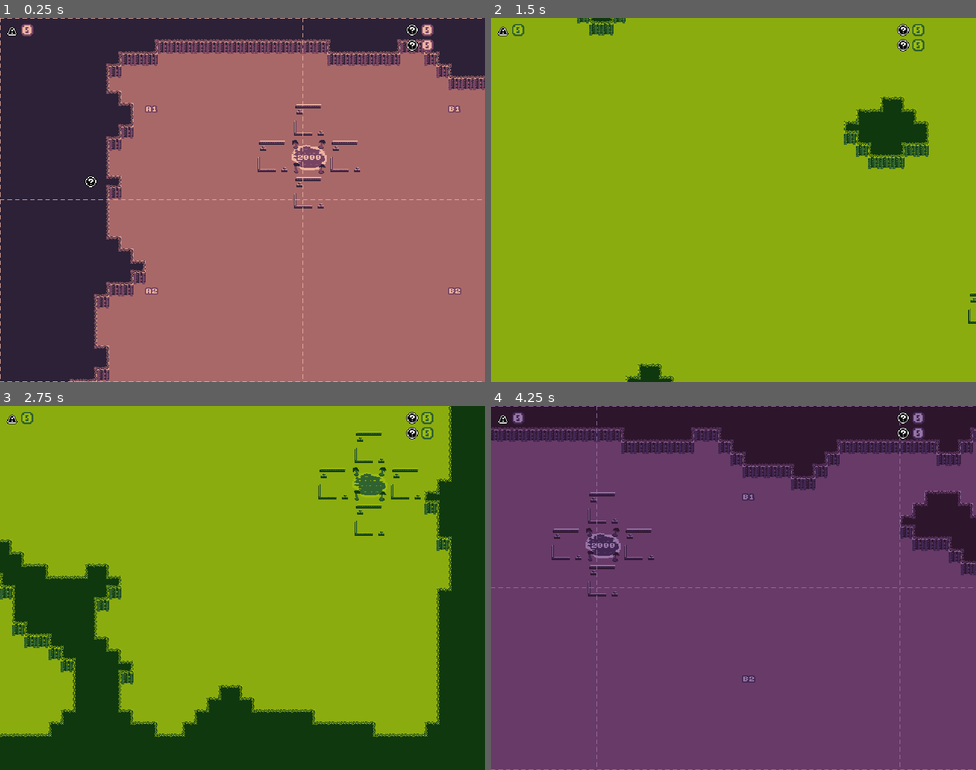
Above: before the commit, frames 1-4 (two rows, left to right).
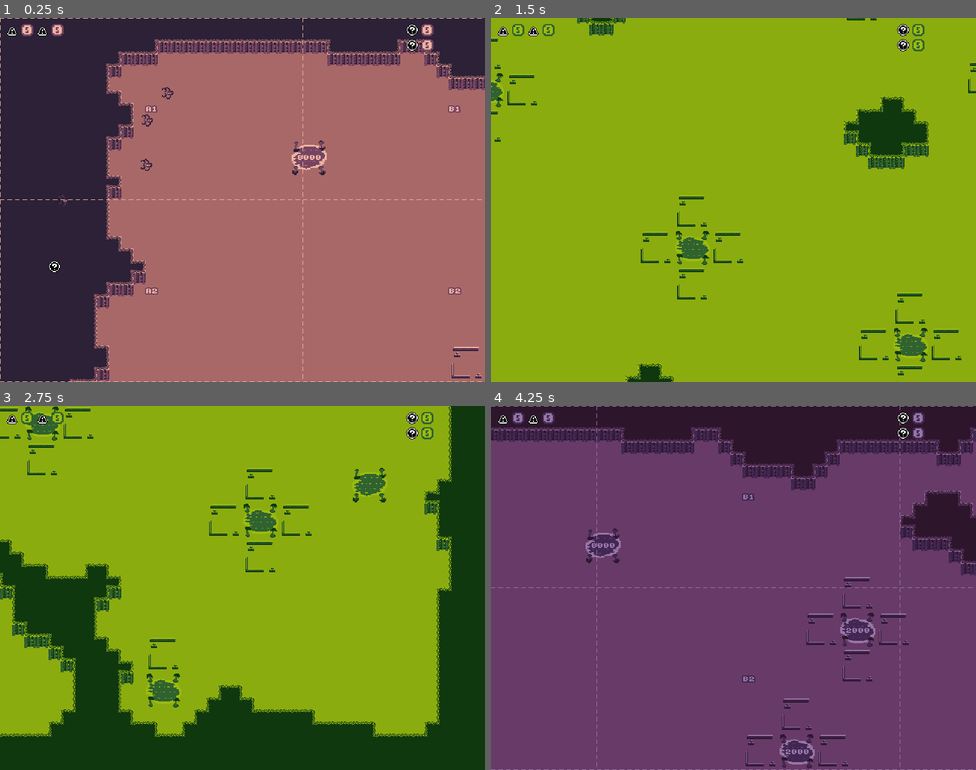
Above: after the commit, the same moments.

Repository: nikolawhallon/data-wars
Game: Godot game, scene res://scenes/game.tscn
The game is run twice, just before and just after one commit, with the same random seed, the same clock (stepped at 60 frames per second) and the same inputs.
Inputs (mouse positions are in pixels of both pictures, inside the frame that each line leads up to):
- Up to frame 1 (0.25 s): no input
- Up to frame 2 (1.5 s): tap Enter at 0.5 s; move the mouse to (840, 181) at 0.52 s; hold Right (move_right) 0.53-1.28 s; tap I (info) at 0.6 s; click (840, 181) at 0.67 s; move the mouse to (636, 218) at 1.27 s; hold Down (move_down) from 1.28 s (still down); tap P (palette) at 1.35 s
- Up to frame 3 (2.75 s): move the mouse to (291, 507) at 2.02 s; release Down (move_down) at 2.03 s; hold Right (move_right) from 2.03 s (still down); tap T (test) at 2.1 s
- Up to frame 4 (4.25 s): tap Space at 2.75 s; move the mouse to (709, 660) at 2.77 s; release Right (move_right) at 2.78 s; hold Up (move_up) 2.78-3.53 s; tap I (info) at 2.85 s; click (709, 660) at 2.92 s; move the mouse to (879, 642) at 3.52 s; hold Left (move_left) from 3.53 s (still down); tap P (palette) at 3.6 s

The runs differ from the first frame. In frame 1, 1.2% of the frame differs, in the area x 7-100%, y 1-99%; in frame 2, 1.9%; in frame 3, 2.4%; in frame 4, 2.7%, in the area x 7-87%, y 1-100%.

Commit message:
added initial extractors and mining

Diff:
--- a/scenes/agent/deepgram.gd
+++ b/scenes/agent/deepgram.gd
@@ -14,8 +14,8 @@
 var client = WebSocketPeer.new()
 var ws_connected = false
 
-var DEEPGRAM_URL = "wss://agent.deepgram.com/v1/agent/converse"
-#var DEEPGRAM_URL = "ws://localhost:8000/v1/agent/converse"
+#var DEEPGRAM_URL = "wss://agent.deepgram.com/v1/agent/converse"
+var DEEPGRAM_URL = "ws://localhost:8000/v1/agent/converse"
 
 var prompt = """
 You are Deepgame, the voice-command assistant for the RTS game Data Wars. Interpret the player’s spoken commands and convert them into game function calls.
@@ -26,7 +26,7 @@
 
     Use object IDs in function calls, but never say them aloud.
 
-    Keep responses short.
+    Keep responses short. Do not make any lists. When possible, reply in short clauses.
 
 Game summary:
 Two teams compete: Player and Enemy. The goal is to build Spam Bots and send them to Transmission Towers to earn points. Each Spam Bot that reaches a Transmission Tower gives 1 click, where clicks function as points. The game ends when no more Water remains on the map.
@@ -103,17 +103,18 @@
 	client.send_text(JSON.stringify(message))
 
 func update_prompt(new_prompt):
+	var message = {
+		"type": "UpdatePrompt",
+		"prompt": new_prompt
+	}
+	client.send_text(JSON.stringify(message))
+
+func replace_prompt(new_prompt):
 	var first = {
 		"type": "ReplacePrompt",
-		"prompt": prompt + " - the following is the world state - " + new_prompt
+		"prompt": prompt + " - and here is the world state - " + new_prompt
 	}
 	client.send_text(JSON.stringify(first))
-
-	#var second = {
-	#	"type": "UpdatePrompt",
-	#	"prompt": new_prompt
-	#}
-	#client.send_text(JSON.stringify(second))
 
 func send_function_call_response(function_name, content, id):
 	var message = {
--- a/scenes/extractor.gd
+++ b/scenes/extractor.gd
@@ -5,6 +5,7 @@
 
 var team = null
 var target = null
+var mine = null
 
 func _physics_process(delta: float) -> void:
 	var target_position = null
@@ -22,3 +23,18 @@
 
 	if global_position.distance_to(target_position) < 16:
 		target = null
+
+func _on_area_2d_area_entered(area: Area2D) -> void:
+	if area.is_in_group("Mine"):
+		mine = area
+
+func _on_area_2d_area_exited(area: Area2D) -> void:
+	if area == mine:
+		mine = null
+
+func _on_mine_timer_timeout() -> void:
+	if mine != null:
+		var consumed = mine.decrement(1)
+		if team != null:
+			team.minerals += consumed
+			team.minerals_updated.emit()
--- a/scenes/extractor.tscn
+++ b/scenes/extractor.tscn
@@ -23,3 +23,10 @@
 
 [node name="CollisionShape2D" type="CollisionShape2D" parent="Area2D" unique_id=1158889796]
 shape = SubResource("CircleShape2D_kljyq")
+
+[node name="MineTimer" type="Timer" parent="." unique_id=2000738037]
+autostart = true
+
+[connection signal="area_entered" from="Area2D" to="." method="_on_area_2d_area_entered"]
+[connection signal="area_exited" from="Area2D" to="." method="_on_area_2d_area_exited"]
+[connection signal="timeout" from="MineTimer" to="." method="_on_mine_timer_timeout"]
--- a/scenes/game.gd
+++ b/scenes/game.gd
@@ -52,6 +52,11 @@
 
 var rng = RandomNumberGenerator.new()
 
+# TODO: use this, so that we can destroy and remake as needed
+# will require checking for null before using the object
+# and setting up signals
+var deepgram = null
+
 var map_origin: Vector2
 var map_size: Vector2
 
@@ -78,6 +83,17 @@
 	$TtsPlayer.stream = tts_generator
 	$TtsPlayer.play()
 	tts_playback = $TtsPlayer.get_stream_playback()
+
+	var extractors_to_spawn = 4
+	while extractors_to_spawn > 0:
+		var extractor = load("res://scenes/extractor.tscn").instantiate()
+		extractor.team = $Player
+		var x = randf_range(64.0, 256.0)
+		var y = randf_range(64.0, 256.0)
+		extractor.global_position = Vector2(x, y)
+		add_child(extractor)
+
+		extractors_to_spawn -= 1
 
 	$Deepgram.initialize("asdf")
 
@@ -136,6 +152,7 @@
 	$Camera2D.global_position = Vector2(x, y)
 
 func get_world_state() -> Dictionary:
+	var mine_array: Array = []
 	var water_array: Array = []
 	var site_array: Array = []
 	var transmission_tower_array: Array = []
@@ -146,6 +163,17 @@
 	var spam_bot_array: Array = []
 	var extractor_array: Array = []
 
+	for mine in get_tree().get_nodes_in_group("Mine"):
+		var p: Vector2 = mine.global_position
+		mine_array.append({
+			"id": int(mine.get_instance_id()),
+			"position": {
+				"x": p.x,
+				"y": p.y
+			},
+			"cell": $CellLabels.pos_to_cell_label(p)
+		})
+
 	for water in get_tree().get_nodes_in_group("Water"):
 		var p: Vector2 = water.global_position
 		water_array.append({
@@ -246,15 +274,6 @@
 			},
 			"cell": $CellLabels.pos_to_cell_label(p)
 		})
-
-	#print(water_array.size())
-	#print(sites_array.size())
-	#print(skunk_works_array.size())
-	#print(data_center_array.size())
-	#print(skunk_drone_array.size())
-	#print(data_drone_array.size())
-	#print(spam_bot_array.size())
-	#print(extractor_array.size())
 
 	var world_state = {
 		"world": {
@@ -269,6 +288,7 @@
 			"rows": $CellLabels.rows,
 			"cell_anchor": "center"
 		},
+		"mines": mine_array,
 		"waters": water_array,
 		"sites": site_array,
 		"transmission_towers": transmission_tower_array,
@@ -285,9 +305,11 @@
 func _on_player_data_updated():
 	$UICanvas/MarginContainer/HBoxContainer/Data.text = str($Player.data)
 
-
 func _on_player_clicks_updated():
 	$UICanvas/MarginContainer2/VBoxContainer/HBoxContainer/Clicks.text = str($Player.clicks)
+
+func _on_player_minerals_updated() -> void:
+	$UICanvas/MarginContainer/HBoxContainer/Minerals.text = str($Player.minerals)
 
 func build_building(site_id, building_type):
 	var site = instance_from_id(site_id)
@@ -399,11 +421,12 @@
 		var world_state = get_world_state()
 		print("Prompt characters: ", $Deepgram.prompt.length())
 		print("World State characters: ", JSON.stringify(world_state).length())
-		if just_injected_count == 0:
-			$Deepgram.inject_user_message(JSON.stringify(world_state))
-			just_injected_count += 1
-		else:
-			just_injected_count -= 1
+		#if just_injected_count == 0:
+		#	$Deepgram.inject_user_message($Deepgram.prompt)
+		#	just_injected_count += 1
+		#else:
+		#	just_injected_count -= 1
+		$Deepgram.replace_prompt(JSON.stringify(world_state))
 
 		_clear_tts_audio()
 
--- a/scenes/game.tscn
+++ b/scenes/game.tscn
@@ -9,6 +9,7 @@
 [ext_resource type="LabelSettings" uid="uid://ywhly2wm7c3b" path="res://resources/label_16.tres" id="6_dinhu"]
 [ext_resource type="Shader" uid="uid://bvlt4xw35vyu" path="res://scenes/palette_swap.gdshader" id="6_p57ef"]
 [ext_resource type="Texture2D" uid="uid://dehm66p6hd38g" path="res://assets/player_clicks_icon.png" id="7_kvuet"]
+[ext_resource type="Texture2D" uid="uid://dgsvic7e7bb6" path="res://assets/minerals_icon.png" id="7_trtic"]
 [ext_resource type="Script" uid="uid://cqpspisasjoe2" path="res://scenes/palette_swap.gd" id="7_u5sy4"]
 [ext_resource type="Texture2D" uid="uid://dw0rjtta0e0ji" path="res://assets/enemy_clicks_icon.png" id="8_trtic"]
 [ext_resource type="PackedScene" uid="uid://q1xyygateqac" path="res://scenes/team.tscn" id="10_vtaks"]
@@ -51,11 +52,20 @@
 [node name="HBoxContainer" type="HBoxContainer" parent="UICanvas/MarginContainer" unique_id=1244686934]
 layout_mode = 2
 
-[node name="TextureRect" type="TextureRect" parent="UICanvas/MarginContainer/HBoxContainer" unique_id=1271156654]
+[node name="DataIcon" type="TextureRect" parent="UICanvas/MarginContainer/HBoxContainer" unique_id=1271156654]
 layout_mode = 2
 texture = ExtResource("5_0tnpc")
 
 [node name="Data" type="Label" parent="UICanvas/MarginContainer/HBoxContainer" unique_id=997034171]
+layout_mode = 2
+text = "0"
+label_settings = ExtResource("6_dinhu")
+
+[node name="MineralsIcon" type="TextureRect" parent="UICanvas/MarginContainer/HBoxContainer" unique_id=186397346]
+layout_mode = 2
+texture = ExtResource("7_trtic")
+
+[node name="Minerals" type="Label" parent="UICanvas/MarginContainer/HBoxContainer" unique_id=1935365029]
 layout_mode = 2
 text = "0"
 label_settings = ExtResource("6_dinhu")
@@ -130,3 +140,4 @@
 [connection signal="message_received" from="Deepgram" to="." method="_on_deepgram_message_received"]
 [connection signal="clicks_updated" from="Player" to="." method="_on_player_clicks_updated"]
 [connection signal="data_updated" from="Player" to="." method="_on_player_data_updated"]
+[connection signal="minerals_updated" from="Player" to="." method="_on_player_minerals_updated"]
--- /dev/null
+++ b/scenes/mine.gd
@@ -0,0 +1,21 @@
+extends Area2D
+
+
+var minerals = 8000
+
+func _ready():
+	$Label8.text = str(minerals)
+	$Label8.global_position = global_position - $Label8.get_minimum_size() * 0.5
+
+func decrement(amount) -> int:
+	var consumed = amount
+	if minerals - amount < 0:
+		consumed = minerals
+		minerals = 0
+	else:
+		minerals = minerals - amount
+
+	$Label8.text = str(minerals)
+	$Label8.global_position = global_position - $Label8.get_minimum_size() * 0.5
+
+	return consumed
--- /dev/null
+++ b/scenes/mine.tscn
@@ -0,0 +1,20 @@
+[gd_scene format=3 uid="uid://wr2c42ml2uv5"]
+
+[ext_resource type="Texture2D" uid="uid://ck6legrrr4md1" path="res://assets/mine.png" id="1_kqr42"]
+[ext_resource type="Script" uid="uid://kwquxmtmypy3" path="res://scenes/mine.gd" id="2_m55k0"]
+[ext_resource type="PackedScene" uid="uid://cn0ioholkgnb2" path="res://scenes/label_8.tscn" id="3_j4qwv"]
+
+[sub_resource type="RectangleShape2D" id="RectangleShape2D_m55k0"]
+size = Vector2(48, 48)
+
+[node name="Mine" type="Area2D" unique_id=1470236212 groups=["Mine"]]
+script = ExtResource("2_m55k0")
+
+[node name="Sprite2D" type="Sprite2D" parent="." unique_id=1526714838]
+texture = ExtResource("1_kqr42")
+
+[node name="Label8" parent="." unique_id=74538079 groups=["Info"] instance=ExtResource("3_j4qwv")]
+z_index = 1
+
+[node name="CollisionShape2D" type="CollisionShape2D" parent="." unique_id=401097865]
+shape = SubResource("RectangleShape2D_m55k0")
--- a/scenes/random_map.gd
+++ b/scenes/random_map.gd
@@ -96,11 +96,11 @@
 	var map_origin = Vector2($Walls.get_used_rect().position) * tile_size
 	#var map_size = Vector2($Walls.get_used_rect().size) * tile_size
 
-	var water_number = 4
-	var waters = []
-	while water_number > 0:
-		var water = load("res://scenes/water.tscn").instantiate()
-		add_child(water)
+	var mine_number = 4
+	var mines = []
+	while mine_number > 0:
+		var mine = load("res://scenes/mine.tscn").instantiate()
+		add_child(mine)
 
 		while true:
 			var x = rng.randi_range(1, map_w - 1)
@@ -110,6 +110,39 @@
 
 			var pos = map_origin + tile_size / 2 + Vector2(x, y) * tile_size
 			var collision = false
+			for other_mine in mines:
+				if other_mine != mine:
+					if abs(other_mine.global_position.x - pos.x) < tile_size.x * 9:
+						if abs(other_mine.global_position.y - pos.y) < tile_size.y * 9:
+							collision = true
+			if collision:
+				continue
+
+			mine.global_position = pos
+
+			break
+
+		mine_number -= 1
+		mines.append(mine)
+
+	var water_number = 8
+	var waters = []
+	while water_number > 0:
+		var water = load("res://scenes/water.tscn").instantiate()
+		add_child(water)
+
+		while true:
+			var x = rng.randi_range(1, map_w - 1)
+			var y = rng.randi_range(1, map_h - 1)
+			if !is_ground_block(x, y, 1):
+				continue
+
+			var pos = map_origin + tile_size / 2 + Vector2(x, y) * tile_size
+			var collision = false
+			for mine in mines:
+				if abs(mine.global_position.x - pos.x) < tile_size.x * 9:
+					if abs(mine.global_position.y - pos.y) < tile_size.y * 9:
+							collision = true
 			for other_water in waters:
 				if other_water != water:
 					if abs(other_water.global_position.x - pos.x) < tile_size.x * 9:
@@ -142,7 +175,7 @@
 		water_number = water_number - 1
 		waters.append(water)
 
-	var transmission_tower_number = 2
+	var transmission_tower_number = 4
 	var transmission_towers = []
 	while transmission_tower_number > 0:
 		var transmission_tower = load("res://scenes/transmission_tower.tscn").instantiate()
--- a/scenes/team.gd
+++ b/scenes/team.gd
@@ -1,6 +1,7 @@
 extends Node
 
 
+signal minerals_updated
 signal data_updated
 signal clicks_updated
 
--- a/scenes/water.tscn
+++ b/scenes/water.tscn
@@ -9,3 +9,4 @@
 script = ExtResource("2_p1n2c")
 
 [node name="Label8" parent="." unique_id=74538079 groups=["Info"] instance=ExtResource("3_p1n2c")]
+z_index = 1
Binary file added: assets/mine.png
Not shown, added: assets/mine.png.import
Binary file added: assets/minerals_icon.png
Not shown, added: assets/minerals_icon.png.import
Not shown, added: scenes/mine.gd.uid
